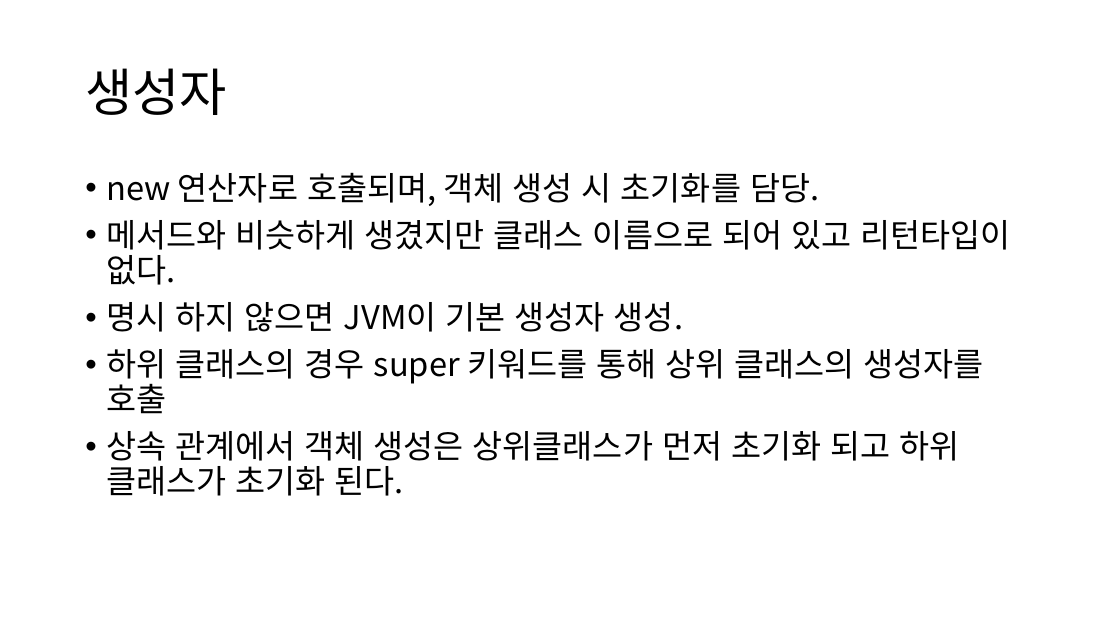
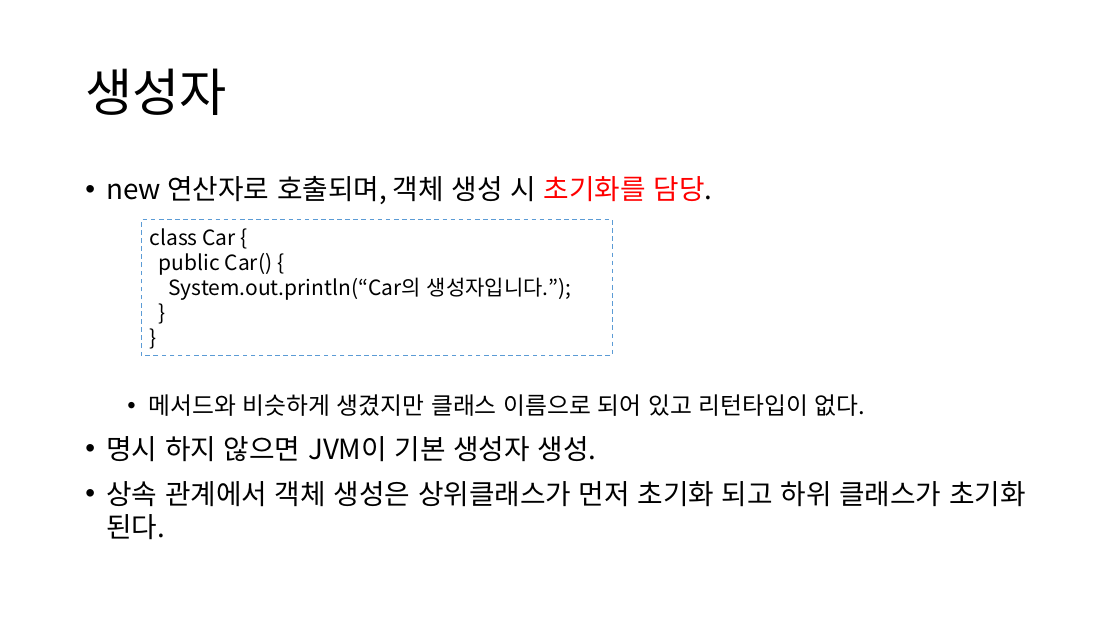
Before and after one commit to YonghoChoi/develop-note, a slide deck: slide 13 of ppt/객체지향 기본.pptx (slide 10 before the commit). Drawn at 1120x630 pixels with LibreOffice and Linux fonts; fonts in the diff are those of the drawing. Boxes give left, top, right and bottom in pixels: in the first picture for what was removed or moved away, otherwise in the second. Text is boxed around its words. In the diff, an @@ line names an element or a change of style, - is before the commit and + after.

```diff
--- a/ppt/객체지향 기본.pptx
+++ b/ppt/객체지향 기본.pptx
@@ text "new 연산자로 호출되며, 객체 생성 ..." at [106,176,1026,540]: size 28 to 23.8 pt in "new 연산자로 호출되며, 객체 생성 시 초기화를 ...", "명시 하지 않으면 JVM이 기본 생성자 생성.", "상속 관계에서 객체 생성은 상위클래스가 먼저 초기화 ..."; text colour #000000 to #FF0000 in "초기화를 담당."; size 28 to 20.4 pt in "메서드와 비슷하게 생겼지만 클래스 이름으로 되어 있고 ..."; line spacing 0.9 to 1; list level 1 to 2 in "메서드와 비슷하게 생겼지만 클래스 이름으로 ..." @@
@@ rectangle added at [141,220,613,356], fill #FFFFFF, outline #5B9BD5 1 pt dashed, 18 pt, text #000000 @@
+class Car {
+public Car() {
+System.out.println(“Car의 생성자입니다.”);
+}
+}
@@ text at [106,349,984,414]: paragraph removed @@
-• 하위 클래스의 경우 super 키워드를 통해 상위 클래스의 생성자를 호출
```
Also in this commit, not shown: 22 other slides changed, 10 slides added.
